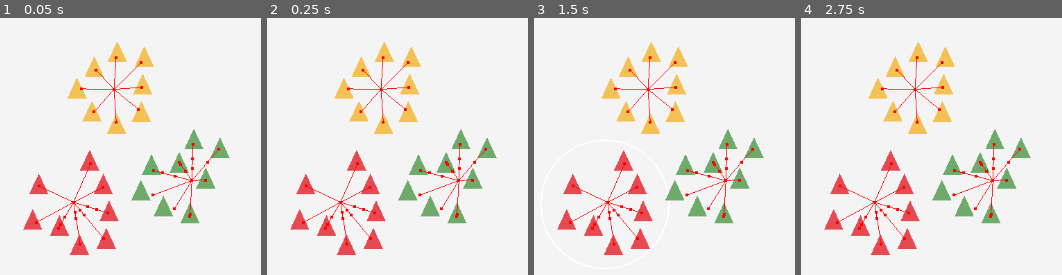
Above: before the commit, frames 1-4 (left to right).
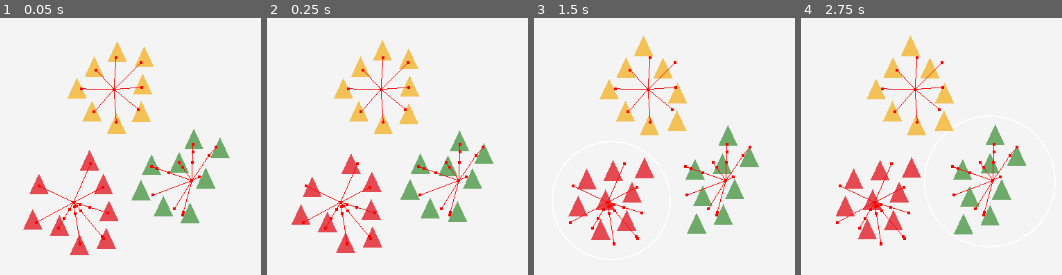
Above: after the commit, the same moments.

Repository: rtauziac/djam-decay
Game: Godot game, scene res://test_2d.tscn
Two runs of this game, one before a commit and one after it. Both use one fixed random seed, a clock stepped at 60 frames per second and the inputs below.
Inputs (mouse positions are in pixels of both pictures, inside the frame that each line leads up to):
- Up to frame 1 (0.05 s): no input
- Up to frame 2 (0.25 s): no input
- Up to frame 3 (1.5 s): move the mouse to (604, 205) at 0.52 s; click (604, 205) at 0.67 s; move the mouse to (643, 89) at 1.27 s; click (643, 89) at 1.42 s
- Up to frame 4 (2.75 s): tap Enter at 2 s; move the mouse to (981, 177) at 2.02 s; click (981, 177) at 2.17 s

The runs differ from the first frame. In frame 1, 1.0% of the frame differs, in the area x 9-87%, y 8-88%; in frame 2, 5.3%; in frame 3, 11%; in frame 4, 12%, in the area x 8-89%, y 6-93%.

Commit message:
🐑 Group movement and avoidance

Diff:
--- a/Camera.gd
+++ b/Camera.gd
@@ -4,7 +4,7 @@
 var has_moved = false
 
 
-func _unhandled_input(event):
+func _input(event):
 	if event is InputEventMouseButton:
 		var event_mouse_button: InputEventMouseButton = event
 
--- a/test_2d.tscn
+++ b/test_2d.tscn
@@ -19,12 +19,12 @@
 "
 
 [sub_resource type="NavigationPolygon" id="NavigationPolygon_n13jf"]
-vertices = PackedVector2Array(248, 24, 486, -243, 507, 278, 242, 54, 236, -6, 206, 134, -422, 237, -438, -241, 147, -21, 211, -28, 187, 157, 178, -33, 156, 169, 123, 164, 98, 142, 86, 112, 92, 82, 128, 2)
+vertices = PackedVector2Array(258, 23, 477, -233, 496, 267, 252, 57, 244, -12, 215, 139, -412, 228, -427, -231, 141, -29, 215, -37, 193, 165, 176, -43, 158, 179, 119, 173, 90, 148, 76, 113, 82, 79, 119, -3)
 polygons = Array[PackedInt32Array]([PackedInt32Array(0, 1, 2, 3), PackedInt32Array(1, 0, 4), PackedInt32Array(5, 3, 2), …(347 unchanged characters)…
 outlines = Array[PackedVector2Array]([PackedVector2Array(-459, -261, -442, 257, 528, 299, 506, -264)])
 source_geometry_group_name = &"navigation_polygon_source_group"
 cell_size = 10.0
-agent_radius = 20.0
+agent_radius = 30.0
 
 [sub_resource type="CapsuleShape2D" id="CapsuleShape2D_f7jy1"]
 radius = 43.0
--- a/unit/group.gd
+++ b/unit/group.gd
@@ -21,8 +21,8 @@
 		if not eventMouseButton.pressed:
 			var group_nodes = get_tree().get_nodes_in_group(name)
 			var units = group_nodes as Array[Unit]
-			if Global.game.current_player.race == units[0].race:
-				selected = true
+			if Global.game.current_player.race == units[0].race or true:
+				set_deferred("selected", true)
 				viewport.set_input_as_handled()
 
 
@@ -32,4 +32,4 @@
 
 		if event_mouse_button.button_index == MOUSE_BUTTON_LEFT:
 			if not event_mouse_button.pressed:
-				selected = false
+				set_deferred("selected", false)
--- a/unit/groups.gd
+++ b/unit/groups.gd
@@ -40,3 +40,18 @@
 		group.global_position = bounds_new.get_center()
 		var selectable_group := group.find_child("CollisionShape2D") as SelectableGroup
 		group.radius = longest_distance
+
+
+func _input(event):
+	if event is InputEventMouseButton:
+		var eventMouseButton := event as InputEventMouseButton
+		if eventMouseButton.pressed:
+			if eventMouseButton.button_index == MOUSE_BUTTON_RIGHT:
+				#for group: SelectableGroup in get_children():
+				var group_units = get_children()
+				var selected_groups := group_units.filter(func (group: SelectableGroup): return group.selected)
+				if selected_groups.size() > 0:
+					for selected_group: SelectableGroup in selected_groups:
+						#get_global_mouse_position()
+						get_tree().call_group(selected_group.name, "go_to_position", get_global_mouse_position())
+					get_tree().root.get_viewport().set_input_as_handled()
--- a/unit/unit.gd
+++ b/unit/unit.gd
@@ -14,7 +14,10 @@
 func _physics_process(delta):
 	if $NavigationAgent2D.is_target_reachable():
 		if not $NavigationAgent2D.is_target_reached():
-			apply_central_force(($NavigationAgent2D.get_next_path_position() - global_position) * $NavigationAgent2D.max_speed)
+			apply_central_force(($NavigationAgent2D.get_next_path_position() - global_position).normalized() * 600)
+	if $NavigationAgent2D.is_target_reached():
+		if global_position.distance_to($NavigationAgent2D.target_position) > $NavigationAgent2D.target_desired_distance * 2:
+			$NavigationAgent2D.target_position = $NavigationAgent2D.target_position
 
 
 func go_to_position(position: Vector2):
--- a/unit/unit.tscn
+++ b/unit/unit.tscn
@@ -3,7 +3,7 @@
 [ext_resource type="Script" path="res://unit/unit.gd" id="1_gui11"]
 
 [sub_resource type="PhysicsMaterial" id="PhysicsMaterial_y364i"]
-friction = 0.24
+friction = 0.0
 
 [sub_resource type="CircleShape2D" id="CircleShape2D_gijtc"]
 resource_local_to_scene = true
@@ -13,15 +13,13 @@
 physics_material_override = SubResource("PhysicsMaterial_y364i")
 can_sleep = false
 lock_rotation = true
-linear_damp = 1.0
+linear_damp = 4.0
 script = ExtResource("1_gui11")
 metadata/_edit_group_ = true
 
 [node name="NavigationAgent2D" type="NavigationAgent2D" parent="."]
-target_desired_distance = 100.0
-avoidance_enabled = true
-radius = 30.0
-max_speed = 40.0
+target_desired_distance = 50.0
+path_max_distance = 20.0
 debug_enabled = true
 
 [node name="CollisionShape2D" type="CollisionShape2D" parent="."]
@@ -30,3 +28,5 @@
 [node name="Polygon2D" type="Polygon2D" parent="."]
 color = Color(0.55, 0.55, 0.55, 1)
 polygon = PackedVector2Array(0, -18, -14, 12, 14, 12)
+
+[connection signal="velocity_computed" from="NavigationAgent2D" to="." method="_on_navigation_agent_2d_velocity_computed"]
